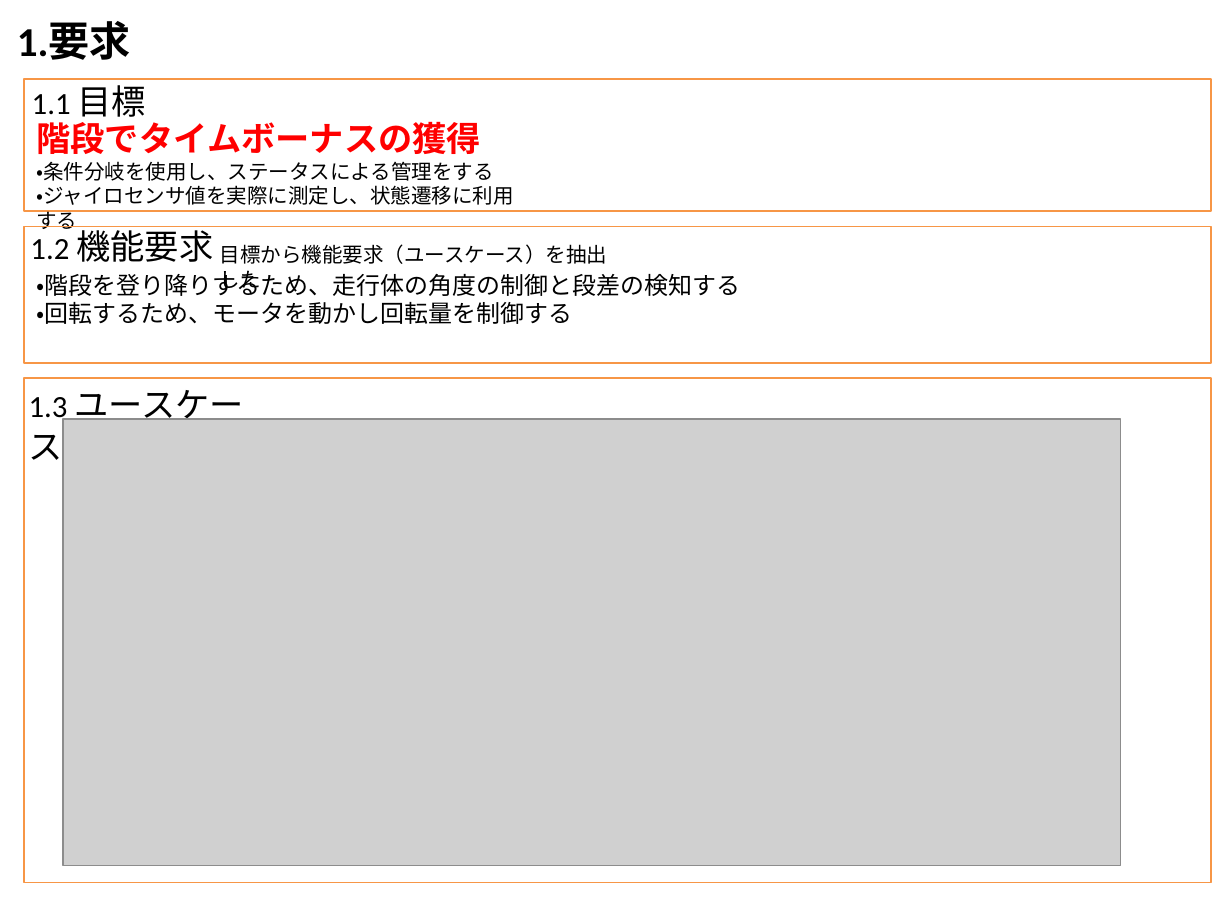
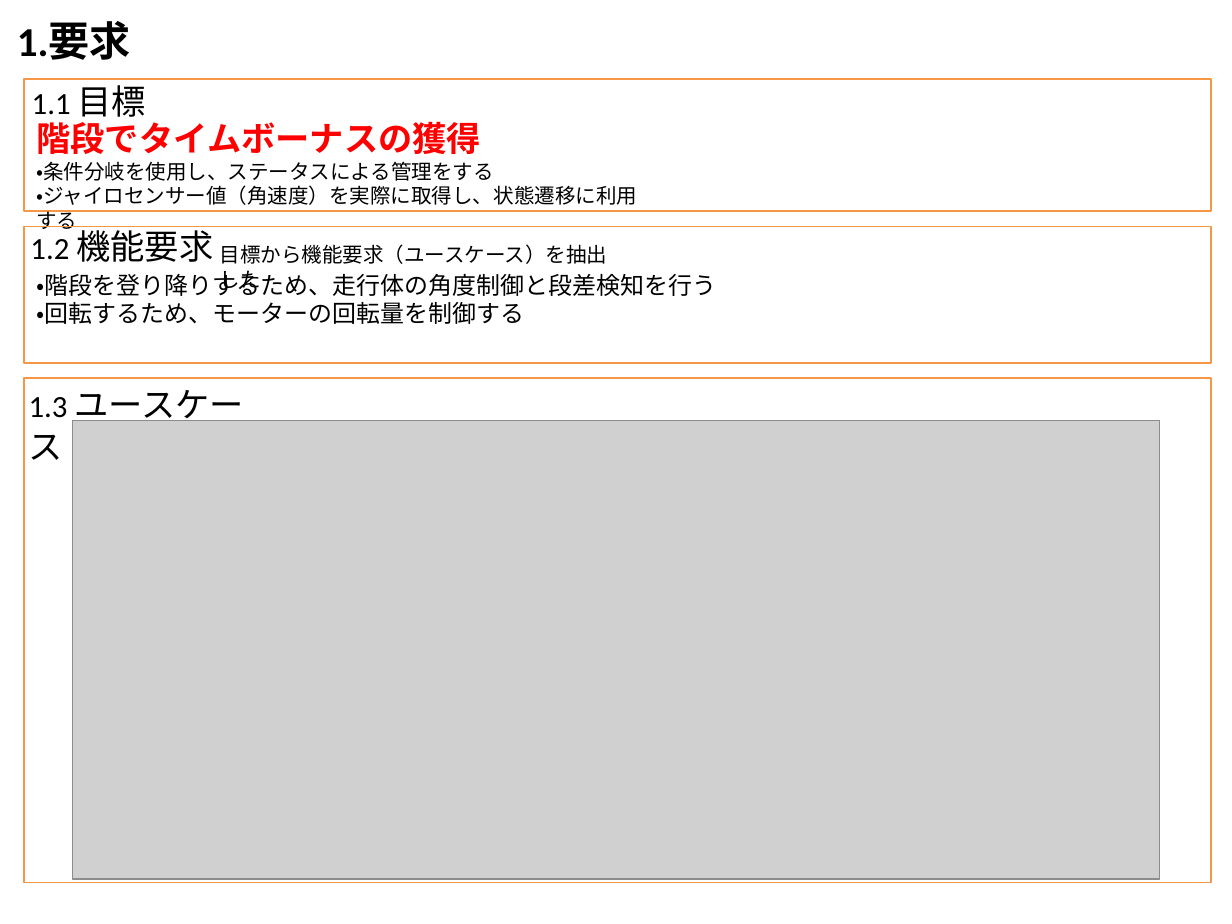
Before and after one commit to robokon/Doc, a slide deck: slide 1 of 1.設計書/モデル図_20170805.pptx. Drawn at 1232x924 pixels with LibreOffice and Linux fonts; fonts in the diff are those of the drawing; grey boxes stand for pictures. Boxes give left, top, right and bottom in pixels: in the first picture for what was removed or moved away, otherwise in the second. Text is boxed around its words. In the diff, an @@ line names an element or a change of style, - is before the commit and + after.

```diff
--- a/1.設計書/モデル図_20170805.pptx
+++ b/1.設計書/モデル図_20170805.pptx
@@ text at (36,185,637,229): text changed @@
-・ジャイロセンサ値を実際に測定し、状態遷移に利用する
+・ジャイロセンサー値（角速度）を実際に取得し、状態遷移に利用する
@@ text at (36,270,716,324): text changed @@
-・階段を登り降りするため、走行体の角度の制御と段差の検知する
-・回転するため、モータを動かし回転量を制御する
+・階段を登り降りするため、走行体の角度制御と段差検知を行う
+・回転するため、モーターの回転量を制御する
@@ picture: place and size @@
-picture at (63,419,1120,865)
+picture at (73,420,1159,878)
```
Also in this commit, not shown: 4 other slides changed, 5 other files.
